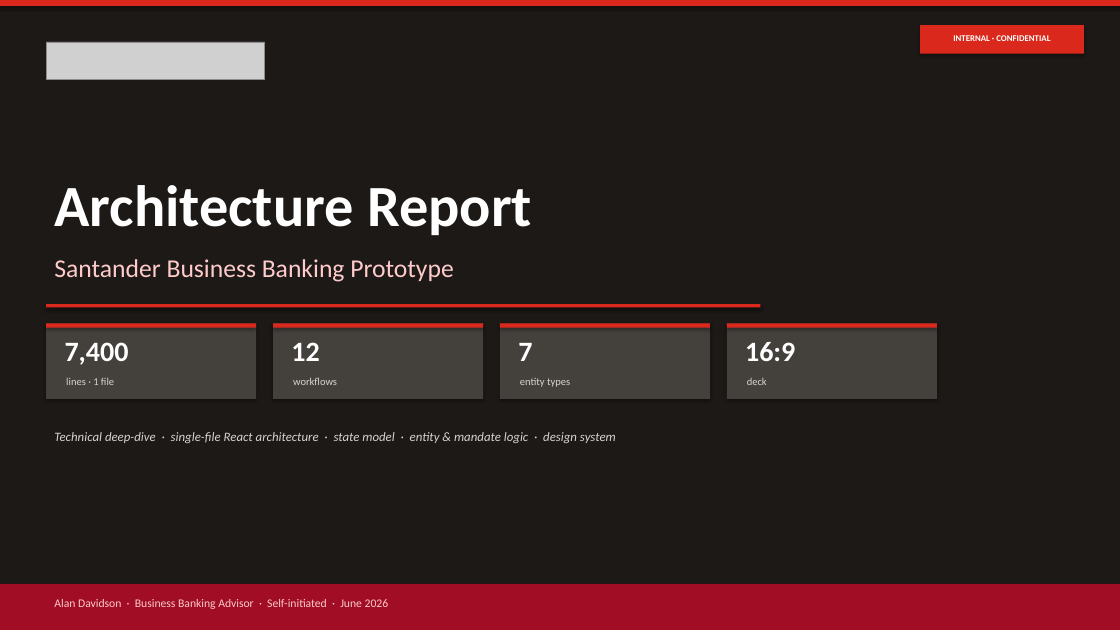
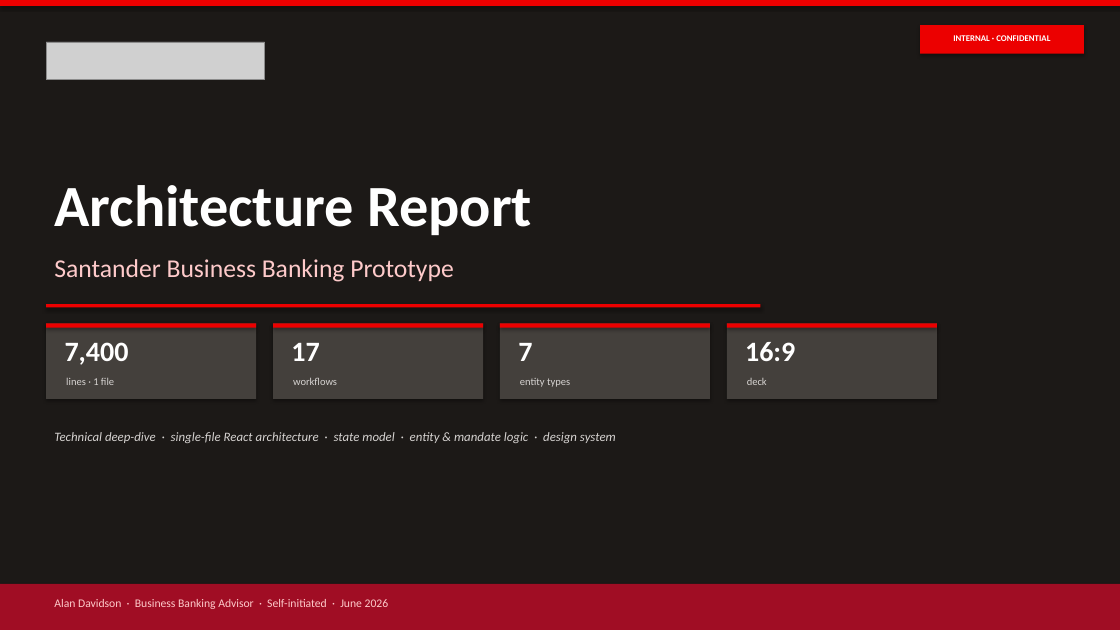
Before and after one commit to imscots-ui/santander, a slide deck: slide 1 of Santander_Architecture.pptx. Drawn at 1120x630 pixels with LibreOffice and Linux fonts; fonts in the diff are those of the drawing; grey boxes stand for pictures. Boxes give left, top, right and bottom in pixels: in the first picture for what was removed or moved away, otherwise in the second. Text is boxed around its words. In the diff, an @@ line names an element or a change of style, - is before the commit and + after.

```diff
--- a/Santander_Architecture.pptx
+++ b/Santander_Architecture.pptx
@@ fill #DA291C to #EC0000 in 7 elements at box(0, 0, 1120, 6), box(273, 323, 483, 328), box(500, 323, 710, 328), box(727, 323, 937, 328), box(920, 25, 1084, 54), box(46, 304, 760, 308), box(46, 323, 256, 328) @@
@@ text at box(291, 343, 319, 361): text changed @@
-12
+17
```
Also in this commit, not shown: 11 other slides changed, 33 other files.
